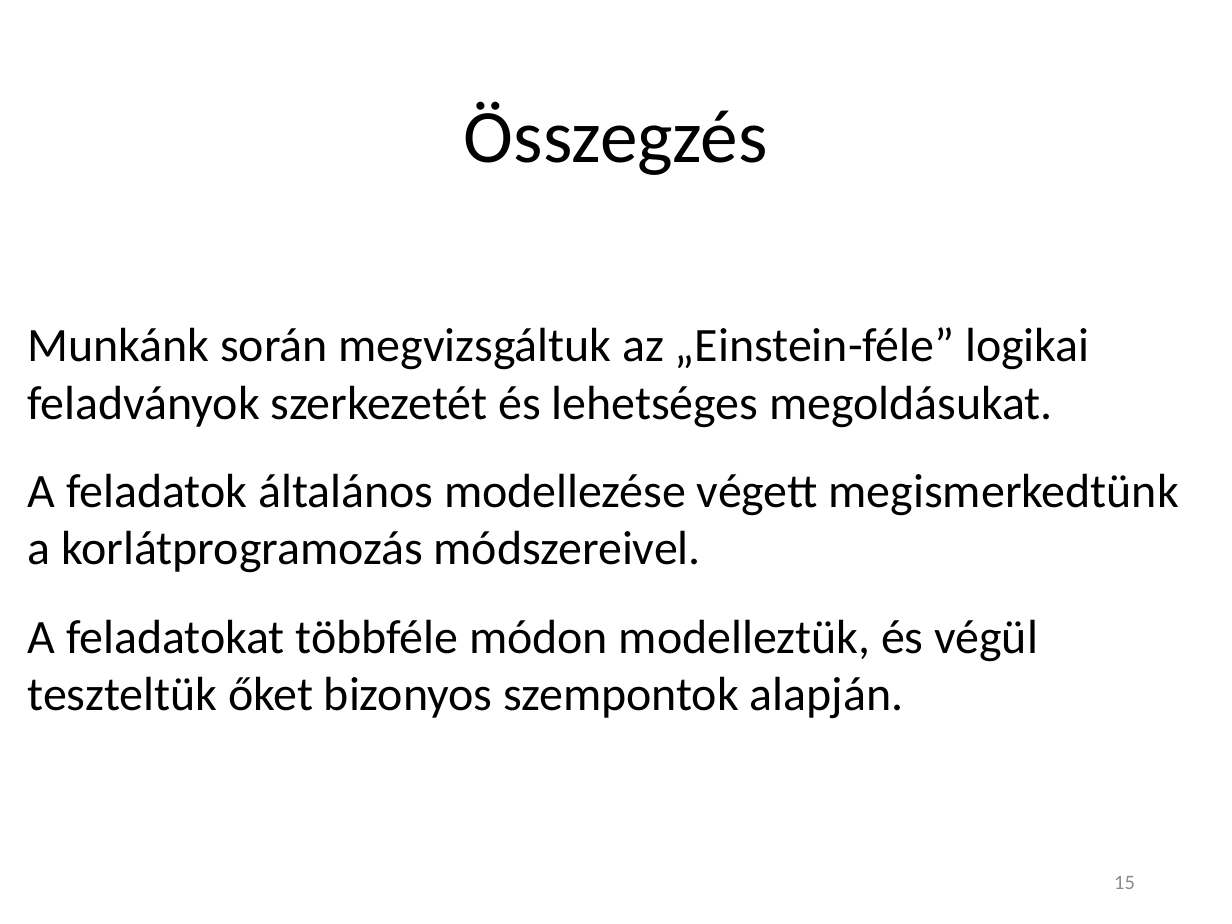
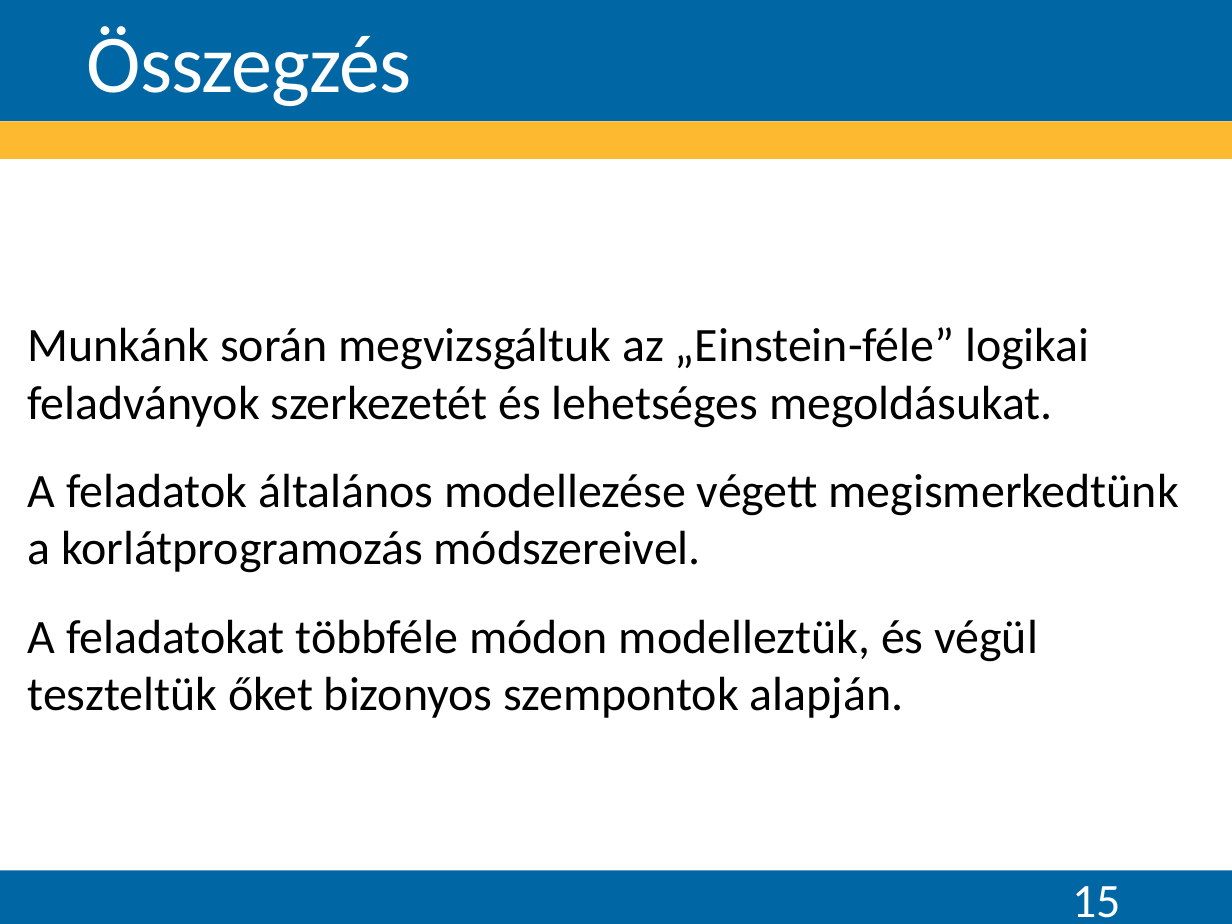
Before and after one commit to Teaching-projects/SZE-Peku221b, a slide deck: slide 15 of CP_Dolgozat/Előadás/Logikai feladványok megoldása korlátprogramozással.pptx. Drawn at 1232x924 pixels with LibreOffice and Linux fonts; fonts in the diff are those of the drawing; background and template pictures are left out. Boxes give left, top, right and bottom in pixels: in the first picture for what was removed or moved away, otherwise in the second. Text is boxed around its words. In the diff, an @@ line names an element or a change of style, - is before the commit and + after.

```diff
--- a/CP_Dolgozat/Előadás/Logikai feladványok megoldása korlátprogramozással.pptx
+++ b/CP_Dolgozat/Előadás/Logikai feladványok megoldása korlátprogramozással.pptx
@@ rectangle added at (0, 0, 1232, 121), fill #0066A4 @@
@@ title "Összegzés": place and size @@
-title "Összegzés" at (464, 101, 768, 175)
+title "Összegzés" at (87, 26, 411, 106)
@@ title "Összegzés" at (87, 26, 411, 106): size 44 to 48 pt, text colour #000000 to #FFFFFF, letter spacing 0 to -0.5 pt; alignment centre to left; line spacing 0.9 to 0.85; vertical alignment middle to bottom @@
@@ rectangle added at (0, 122, 1232, 159), fill #FDBA31 @@
@@ rectangle added at (0, 870, 1232, 924), fill #0066A4 @@
@@ page number: place and size @@
-page number at (1114, 876, 1135, 889)
+page number at (1072, 886, 1120, 918)
@@ page number at (1072, 886, 1120, 918): size 12 to 28 pt, text colour #8C8C8C to #FFFFFF @@
```
Also in this commit, not shown: 9 other slides changed, 6 slides added, 6 slides removed, 11 other files.
